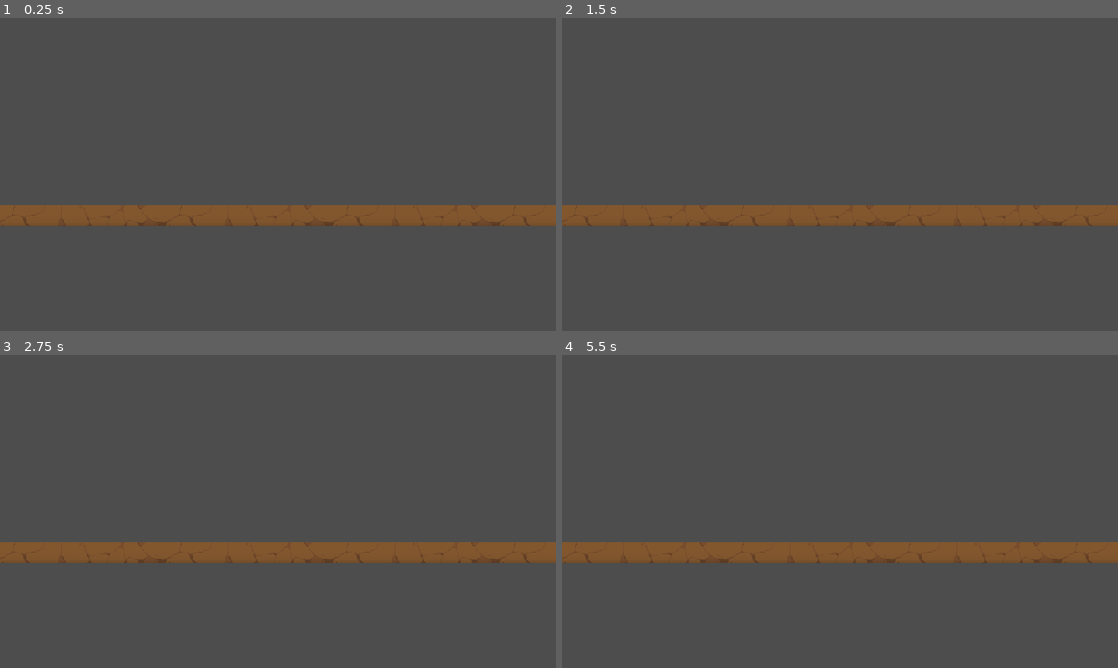
Above: before the commit, frames 1-4 (two rows, left to right).
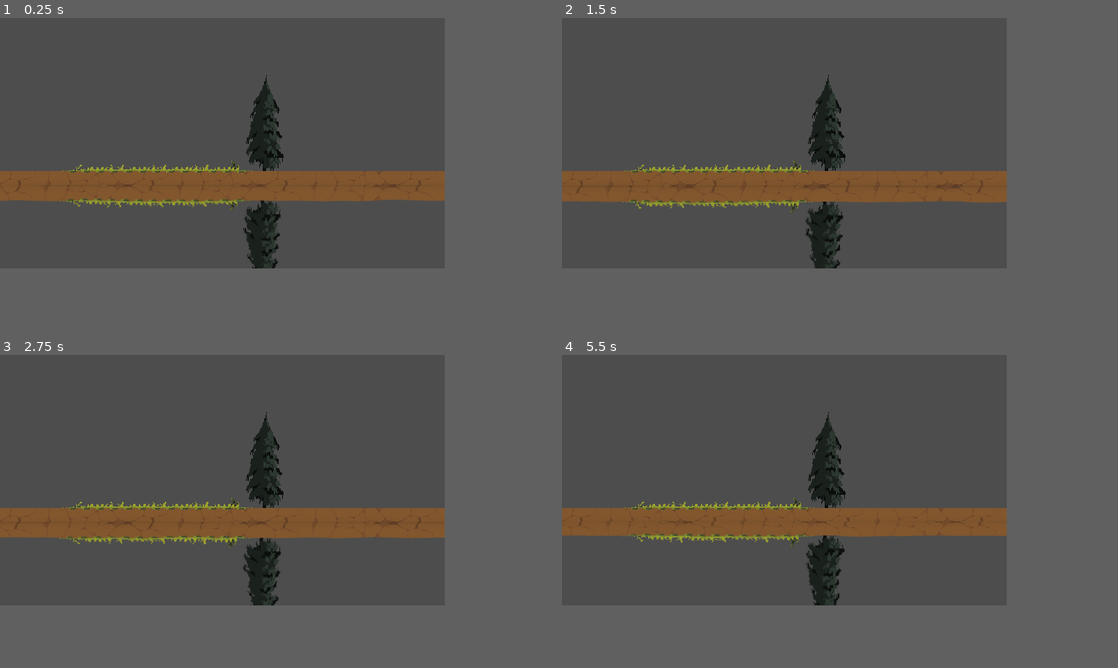
Above: after the commit, the same moments.

Repository: Netizen-Sys10/repel-the-night
Game: Godot game, scene res://Run/test.tscn
Same seed, same stepped clock (60 frames per second), same inputs: the game is played once before the commit and once after it. This scene is started directly instead of the project's main scene.
Inputs:
- Up to frame 1 (0.25 s): no input
- Up to frame 2 (1.5 s): tap Enter at 0.5 s; tap Space at 1.25 s
- Up to frame 3 (2.75 s): tap Enter at 2 s
- Up to frame 4 (5.5 s): no input
The window is 800x450 before the commit and 640x360 after it. Grey fills any space a smaller window leaves; there, only what the larger window draws over its background counts as a difference.

The runs differ from the first frame. In frame 1, 17% of the frame differs, in the area x 0-100%, y 18-80%; in frame 2, 17%; in frame 3, 17%; in frame 4, 16%.

Commit message:
Added Watershader, Zoom doesn't work, Bug?

Diff:
--- /dev/null
+++ b/Assets/Shader/water.gd
@@ -0,0 +1,17 @@
+@tool
+extends Sprite2D
+
+
+func _process(delta):
+
+	#Should only be called when changing zoom, not every Frame
+	#zoom_changed()
+	_on_item_rect_changed()
+
+
+func zoom_changed():
+	material.set_shader_parameter("y_zoom", get_viewport_transform().get_scale().y)
+
+
+func _on_item_rect_changed():
+	material.set_shader_parameter("scale", scale)
--- /dev/null
+++ b/Assets/Shader/water.gdshader
@@ -0,0 +1,59 @@
+shader_type canvas_item;
+
+//add a color picker to inspector
+uniform vec4 CAST_COLOR : source_color;
+
+//get the underlying screen texture
+//uniform sampler2D SCREEN_TEXTURE : hint_screen_texture, filter_linear_mipmap;
+uniform sampler2D SCREEN_TEXTURE : hint_screen_texture, filter_linear_mipmap;
+
+//add a noise resource to inspector (for fast noise)
+uniform sampler2D fast_noise : repeat_enable;
+
+//speed at which waves move
+uniform vec2 speed = vec2(0.03, 0.07);
+
+//strength of waves
+uniform float wave_strength = 0.5;
+
+//scale and zoom parameters for when editor changes (set from script)
+uniform float y_zoom = 2.0;
+uniform vec2 scale;
+
+
+void vertex() {
+	//move water up and down
+   VERTEX.y += sin(TIME) * 0.01;
+}
+
+void fragment() {
+
+ //get ripple noise
+    vec2 uv = UV + speed * TIME;
+
+    //get the noise from fast noise
+    vec2 noise = texture(fast_noise, uv).rg;
+
+    //get size of object shader is on
+    float uv_height = (SCREEN_PIXEL_SIZE.y / TEXTURE_PIXEL_SIZE.y);
+
+    //calc where reflection is coming from
+    vec2 reflected_uv = vec2(SCREEN_UV.x, SCREEN_UV.y - uv_height * UV.y * scale.y * y_zoom);
+
+    //get reflection pixel
+    vec4 reflection = texture(SCREEN_TEXTURE, reflected_uv);
+    //reflect without waves
+    //COLOR = reflection + CAST_COLOR;
+
+    //calc waves for ripples
+    vec4 waves = texture(SCREEN_TEXTURE, reflected_uv + noise *y_zoom * (wave_strength / 100.0));
+
+    //apply wave ripples and selected color
+    COLOR =  waves + CAST_COLOR ;
+
+}
+
+//void light() {
+	// Called for every pixel for every light affecting the CanvasItem.
+	// Uncomment to replace the default light processing function with this one.
+//}
--- a/Run/test.tscn
+++ b/Run/test.tscn
@@ -1,21 +1,60 @@
-[gd_scene load_steps=2 format=3 uid="uid://cguc2m72i848"]
+[gd_scene load_steps=10 format=3 uid="uid://cguc2m72i848"]
 
 [ext_resource type="Texture2D" uid="uid://c7jsv1he8agq3" path="res://Assets/Sprites/Dirt_v2.png" id="1_5xt4n"]
+[ext_resource type="Texture2D" uid="uid://d2hskekkkds5l" path="res://Assets/Sprites/Grass.png" id="2_rhecx"]
+[ext_resource type="Texture2D" uid="uid://ysp1nmgdef3d" path="res://Assets/Sprites/Pine_tree.png" id="3_awhvc"]
+[ext_resource type="Shader" path="res://Assets/Shader/water.gdshader" id="4_nl5py"]
+[ext_resource type="Script" path="res://Assets/Shader/water.gd" id="6_q2v03"]
+
+[sub_resource type="FastNoiseLite" id="FastNoiseLite_b1ksg"]
+
+[sub_resource type="NoiseTexture2D" id="NoiseTexture2D_hxt52"]
+seamless = true
+noise = SubResource("FastNoiseLite_b1ksg")
+
+[sub_resource type="ShaderMaterial" id="ShaderMaterial_45iyo"]
+shader = ExtResource("4_nl5py")
+shader_parameter/CAST_COLOR = Color(0, 0, 0, 1)
+shader_parameter/speed = Vector2(0.03, 0.03)
+shader_parameter/wave_strength = 0.5
+shader_parameter/y_zoom = 2.0
+shader_parameter/scale = Vector2(664.023, 131)
+shader_parameter/fast_noise = SubResource("NoiseTexture2D_hxt52")
+
+[sub_resource type="CanvasTexture" id="CanvasTexture_vy456"]
 
 [node name="Test" type="Node2D"]
 
 [node name="DirtV2" type="Sprite2D" parent="."]
-position = Vector2(236, 227)
+position = Vector2(236, 232)
 texture = ExtResource("1_5xt4n")
 
 [node name="DirtV3" type="Sprite2D" parent="."]
-position = Vector2(44, 227)
+position = Vector2(44, 232)
 texture = ExtResource("1_5xt4n")
 
 [node name="DirtV4" type="Sprite2D" parent="."]
-position = Vector2(428, 227)
+position = Vector2(428, 232)
 texture = ExtResource("1_5xt4n")
 
 [node name="DirtV5" type="Sprite2D" parent="."]
-position = Vector2(620, 227)
+position = Vector2(620, 232)
 texture = ExtResource("1_5xt4n")
+
+[node name="Grass" type="Sprite2D" parent="."]
+position = Vector2(226, 214)
+texture = ExtResource("2_rhecx")
+
+[node name="PineTree" type="Sprite2D" parent="."]
+position = Vector2(380, 150)
+texture = ExtResource("3_awhvc")
+
+[node name="Water" type="Sprite2D" parent="."]
+z_index = 2
+material = SubResource("ShaderMaterial_45iyo")
+position = Vector2(325.989, 305.5)
+scale = Vector2(664.023, 131)
+texture = SubResource("CanvasTexture_vy456")
+script = ExtResource("6_q2v03")
+
+[connection signal="item_rect_changed" from="Water" to="Water" method="_on_item_rect_changed"]
--- a/project.godot
+++ b/project.godot
@@ -32,12 +32,8 @@
 
 window/size/viewport_width=640
 window/size/viewport_height=360
-window/size/resizable=false
-window/size/window_width_override=1280
-window/size/window_height_override=720
 window/stretch/mode="viewport"
-window/stretch/aspect="expand"
-window/stretch/scale_mode="integer"
+window/stretch/aspect="keep_height"
 
 [gui]
 
Binary file added: Assets/Sprites/Grass.png
Not shown, added: Assets/Sprites/Grass.png.import
Binary file added: Assets/Sprites/Pine_tree.png
Not shown, added: Assets/Sprites/Pine_tree.png.import
Binary file added: Project Settings.png
Not shown, added: Project Settings.png.import
